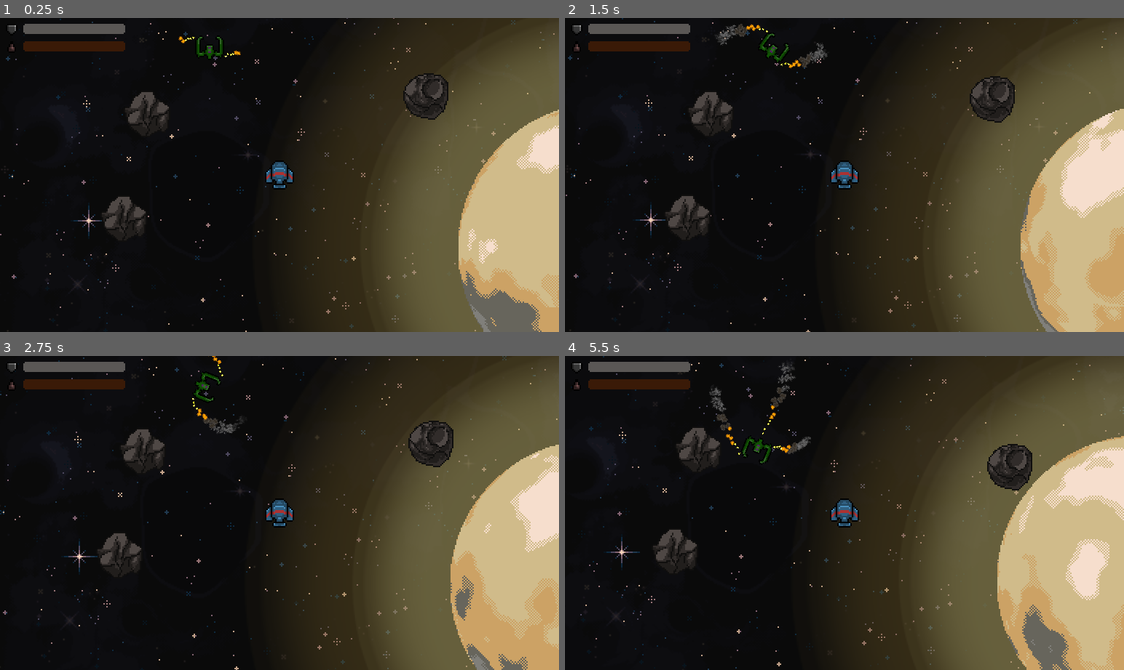
Above: before the commit, frames 1-4 (two rows, left to right).
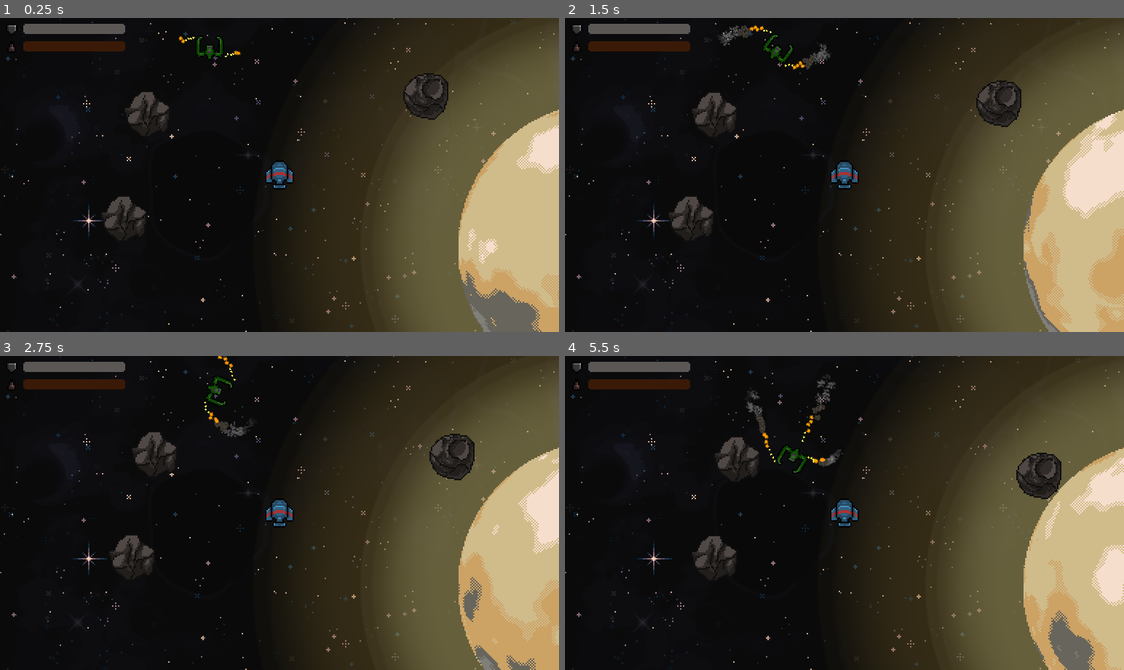
Above: after the commit, the same moments.

Repository: WekufuStudios/A-new-home
Game: Godot game, scene res://Game.tscn
Same seed, same stepped clock (60 frames per second), same inputs: the game is played once before the commit and once after it. Sound files missing from this copy of the repository are replaced by a short silence.
Inputs:
- Up to frame 1 (0.25 s): no input
- Up to frame 2 (1.5 s): no input
- Up to frame 3 (2.75 s): no input
- Up to frame 4 (5.5 s): no input

The runs differ from the first frame. In frame 1, less than 0.1% of the frame differs, in the area x 31-43%, y 6-13%; in frame 2, 4.9%; in frame 3, 7.1%; in frame 4, 14%, in the area x 0-100%, y 0-100%.

Commit message:
Fixed canon bug and added planets on Game

Diff:
--- a/Game.tscn
+++ b/Game.tscn
@@ -13,6 +13,8 @@
 [ext_resource type="Script" path="res://menus/PauseMenu.gd" id="8_gix8i"]
 [ext_resource type="Script" path="res://menus/QuitButton.gd" id="8_tevjs"]
 [ext_resource type="PackedScene" path="res://space_bodies/sun.tscn" id="10_cps5n"]
+[ext_resource type="PackedScene" uid="uid://is5top38q38b" path="res://space_bodies/planets/Planet_Final.tscn" id="14_p2qww"]
+[ext_resource type="PackedScene" uid="uid://d85f7el0k0hk" path="res://space_bodies/planets/Planet2.tscn" id="15_tnnjy"]
 
 [node name="Game" type="Node2D"]
 script = ExtResource("1_wfy84")
@@ -129,3 +131,9 @@
 visible = false
 position = Vector2(588, -101)
 texture_scale = 21.46
+
+[node name="Planet_Final" parent="." instance=ExtResource("14_p2qww")]
+position = Vector2(1741, 1353)
+
+[node name="Planet2" parent="." instance=ExtResource("15_tnnjy")]
+position = Vector2(1834, 309)
--- a/ships/Canon.gd
+++ b/ships/Canon.gd
@@ -11,6 +11,7 @@
 		get_tree().current_scene.add_child(projectile)
 		projectile.shoot(dir, speed)
 	var audio: AudioStreamPlayer2D = AudioStreamPlayer2D.new()
+	audio.position = global_position
 	audio.stream = SOUNDS[randi() % SOUNDS.size()]
 	audio.volume_db = -12
 	audio.finished.connect(audio.queue_free)
--- a/ships/player/PlayerShip.gd
+++ b/ships/player/PlayerShip.gd
@@ -15,11 +15,7 @@
 				_disable_thrusters(thruster_location_name)
 		fuel_changed.emit(fuel)
 
-var planet: Planet = null
-var contacts_with_planet: int = 0
-
 @onready var canon: Canon = $Canon
-@onready var land_timer: Timer = $LandTimer
 @onready var attack_timer: Timer = $AttackTimer
 
 
@@ -28,27 +24,20 @@
 
 	Globals.player = self
 
-	land_timer.timeout.connect(func():
-		assert(planet != null)
-		disabled = true
-		planet.show_ui()
-		print("Landed!")
-	)
-
 	attack_timer.timeout.connect(func():
 		canon.shoot(Vector2.UP.rotated(rotation), 100)
 	)
 
-	body_entered.connect(func(body: PhysicsBody2D):
-		if body is Planet and not body.landed_on_it:
-			planet = body
-			contacts_with_planet += 1
-	)
-	body_exited.connect(func(body: PhysicsBody2D):
-		if body is Planet:
-			planet = null
-			contacts_with_planet -= 1
-	)
+#	body_entered.connect(func(body: PhysicsBody2D):
+#		if body is Planet and not body.landed_on_it:
+#			planet = body
+#			contacts_with_planet += 1
+#	)
+#	body_exited.connect(func(body: PhysicsBody2D):
+#		if body is Planet:
+#			planet = null
+#			contacts_with_planet -= 1
+#	)
 
 	for thruster_location in thrusters.values():
 		for thruster in thruster_location:
@@ -102,10 +91,10 @@
 func _physics_process(delta: float) -> void:
 	super(delta)
 
-	if contacts_with_planet > 0 and not disabled and land_timer.is_stopped() and linear_velocity.length() < MAX_LINEAR_VELOCITY_TO_LAND and angular_velocity < MAX_ANGULAR_VELOCITY_TO_LAND:
-		land_timer.start()
-	elif (contacts_with_planet == 0 or mov_direction != Vector2.ZERO or turn_dir != 0) and not land_timer.is_stopped():
-		land_timer.stop()
+#	if contacts_with_planet > 0 and not disabled and land_timer.is_stopped() and linear_velocity.length() < MAX_LINEAR_VELOCITY_TO_LAND and angular_velocity < MAX_ANGULAR_VELOCITY_TO_LAND:
+#		land_timer.start()
+#	elif (contacts_with_planet == 0 or mov_direction != Vector2.ZERO or turn_dir != 0) and not land_timer.is_stopped():
+#		land_timer.stop()
 
 
 func set_disabled(new_value: bool) -> void:
--- a/ships/player/PlayerShip.tscn
+++ b/ships/player/PlayerShip.tscn
@@ -10,6 +10,8 @@
 [ext_resource type="Texture2D" uid="uid://dxp6t6dsbnfpr" path="res://assets/art/ui/fuel_icon.png" id="8_f6cbr"]
 
 [node name="PlayerShip" instance=ExtResource("1_ri7gj")]
+collision_layer = 2
+collision_mask = 5
 mass = 500.0
 script = ExtResource("2_lyb4r")
 
@@ -57,14 +59,10 @@
 [node name="Marker2D2" type="Marker2D" parent="Canon" index="1"]
 position = Vector2(2, -12)
 
-[node name="LandTimer" type="Timer" parent="." index="6"]
-wait_time = 3.0
-one_shot = true
-
-[node name="AttackTimer" type="Timer" parent="." index="7"]
+[node name="AttackTimer" type="Timer" parent="." index="6"]
 wait_time = 0.2
 
-[node name="UI" type="CanvasLayer" parent="." index="8"]
+[node name="UI" type="CanvasLayer" parent="." index="7"]
 script = ExtResource("4_56w24")
 
 [node name="MarginContainer" type="MarginContainer" parent="UI" index="0"]
--- /dev/null
+++ b/space_bodies/planets/LandingPlatform.gd
@@ -0,0 +1,34 @@
+class_name LandingPlatform extends Area2D
+
+var player: PlayerShip = null
+
+@onready var land_timer: Timer = $LandTimer
+
+
+func _ready() -> void:
+	set_process(false)
+
+	body_entered.connect(func(body: Node2D):
+		assert(body == Globals.player)
+		player = body
+		set_process(true)
+	)
+
+	body_exited.connect(func(body: Node2D):
+		assert(body == Globals.player)
+		set_process(false)
+	)
+
+	land_timer.timeout.connect(func():
+		$CollisionShape2D.queue_free()
+		set_process(false)
+		player.disabled = true
+		get_parent().show_ui()
+	)
+
+
+func _process(_delta: float) -> void:
+	if not player.disabled and land_timer.is_stopped() and player.linear_velocity.length() < player.MAX_LINEAR_VELOCITY_TO_LAND and player.angular_velocity < player.MAX_ANGULAR_VELOCITY_TO_LAND:
+		land_timer.start()
+	elif (player.mov_direction != Vector2.ZERO or player.turn_dir != 0) and not land_timer.is_stopped():
+		land_timer.stop()
--- a/space_bodies/planets/LandingPlatform.tscn
+++ b/space_bodies/planets/LandingPlatform.tscn
@@ -1,9 +1,25 @@
-[gd_scene load_steps=2 format=3 uid="uid://c67sgbotkxhvu"]
+[gd_scene load_steps=4 format=3 uid="uid://c67sgbotkxhvu"]
 
+[ext_resource type="Script" path="res://space_bodies/planets/LandingPlatform.gd" id="1_5f8l5"]
 [ext_resource type="Texture2D" uid="uid://buwgt8lvhuepx" path="res://assets/art/landing_platform.png" id="1_tiajo"]
 
+[sub_resource type="RectangleShape2D" id="RectangleShape2D_vmklx"]
+size = Vector2(45, 20)
+
 [node name="LandingPlatform" type="Area2D"]
+z_index = -1
+collision_layer = 0
+collision_mask = 2
+script = ExtResource("1_5f8l5")
 
 [node name="LandingPlatform" type="Sprite2D" parent="."]
-position = Vector2(1, -116)
+position = Vector2(0, -17)
 texture = ExtResource("1_tiajo")
+
+[node name="CollisionShape2D" type="CollisionShape2D" parent="."]
+position = Vector2(0.5, -10)
+shape = SubResource("RectangleShape2D_vmklx")
+
+[node name="LandTimer" type="Timer" parent="."]
+wait_time = 3.0
+one_shot = true
--- a/space_bodies/planets/Planet.gd
+++ b/space_bodies/planets/Planet.gd
@@ -45,7 +45,7 @@
 	gravity_area.gravity_point = true
 	gravity_area.gravity_point_unit_distance = planet_radius
 	gravity_area.gravity_point_center = Vector2.ZERO
-	gravity_area.gravity = planet_radius / 10.0
+	gravity_area.gravity = planet_radius / 5.0
 	gravity_area.linear_damp_space_override = Area2D.SPACE_OVERRIDE_COMBINE
 	gravity_area.linear_damp = 0.2
 	gravity_area.angular_damp_space_override = Area2D.SPACE_OVERRIDE_COMBINE
--- a/space_bodies/planets/Planet1.tscn
+++ b/space_bodies/planets/Planet1.tscn
@@ -1,8 +1,9 @@
-[gd_scene load_steps=56 format=3 uid="uid://drsgpprg0hjko"]
+[gd_scene load_steps=57 format=3 uid="uid://drsgpprg0hjko"]
 
 [ext_resource type="PackedScene" uid="uid://bjimy57b5y01b" path="res://space_bodies/planets/Planet.tscn" id="1_um5hn"]
 [ext_resource type="Texture2D" uid="uid://dht2525vxhst2" path="res://assets/art/planets/atmosphere.png" id="2_272pj"]
 [ext_resource type="Texture2D" uid="uid://dd1pkqw5jru5x" path="res://assets/art/planets/planet_normal.png" id="3_dv0m4"]
+[ext_resource type="PackedScene" uid="uid://c67sgbotkxhvu" path="res://space_bodies/planets/LandingPlatform.tscn" id="3_l16gn"]
 [ext_resource type="Texture2D" uid="uid://cgc0yrbi7cdur" path="res://assets/art/planets/3748385467 (1).png" id="3_vv14x"]
 
 [sub_resource type="AtlasTexture" id="AtlasTexture_g45k6"]
@@ -387,6 +388,9 @@
 scale = Vector2(0.9, 0.9)
 texture = ExtResource("2_272pj")
 
-[node name="Planet" parent="." index="2"]
+[node name="LandingPlatform" parent="." index="2" instance=ExtResource("3_l16gn")]
+position = Vector2(-1, -98)
+
+[node name="Planet" parent="." index="3"]
 sprite_frames = SubResource("SpriteFrames_i13nc")
 autoplay = "default"
--- a/space_bodies/planets/Planet2.tscn
+++ b/space_bodies/planets/Planet2.tscn
@@ -1,7 +1,8 @@
-[gd_scene load_steps=55 format=3 uid="uid://bgj2kknwp0hjl"]
+[gd_scene load_steps=56 format=3 uid="uid://d85f7el0k0hk"]
 
 [ext_resource type="PackedScene" uid="uid://bjimy57b5y01b" path="res://space_bodies/planets/Planet.tscn" id="1_8slbi"]
 [ext_resource type="Texture2D" uid="uid://vt45vihiuirp" path="res://assets/art/planets/planet_2.png" id="2_1o2bd"]
+[ext_resource type="PackedScene" uid="uid://c67sgbotkxhvu" path="res://space_bodies/planets/LandingPlatform.tscn" id="4_fdmak"]
 [ext_resource type="Texture2D" uid="uid://dd1pkqw5jru5x" path="res://assets/art/planets/planet_normal.png" id="4_mf75s"]
 
 [sub_resource type="AtlasTexture" id="AtlasTexture_vk72o"]
@@ -376,3 +377,7 @@
 sprite_frames = SubResource("SpriteFrames_i13nc")
 autoplay = "default"
 frame_progress = 0.853285
+
+[node name="LandingPlatform" parent="." index="3" instance=ExtResource("4_fdmak")]
+position = Vector2(75, 0)
+rotation = 1.5708
--- a/space_bodies/planets/Planet_Final.tscn
+++ b/space_bodies/planets/Planet_Final.tscn
@@ -1,9 +1,10 @@
-[gd_scene load_steps=56 format=3 uid="uid://duspbydliagc4"]
+[gd_scene load_steps=57 format=3 uid="uid://is5top38q38b"]
 
 [ext_resource type="PackedScene" uid="uid://bjimy57b5y01b" path="res://space_bodies/planets/Planet.tscn" id="1_twdxw"]
 [ext_resource type="Texture2D" uid="uid://dht2525vxhst2" path="res://assets/art/planets/atmosphere.png" id="2_ime0d"]
 [ext_resource type="Texture2D" uid="uid://b40kk2ewt1o6g" path="res://assets/art/planets/planet_final.png" id="3_n1p6d"]
 [ext_resource type="Texture2D" uid="uid://dd1pkqw5jru5x" path="res://assets/art/planets/planet_normal.png" id="4_cnfcc"]
+[ext_resource type="PackedScene" uid="uid://c67sgbotkxhvu" path="res://space_bodies/planets/LandingPlatform.tscn" id="5_s44fq"]
 
 [sub_resource type="AtlasTexture" id="AtlasTexture_5e2tv"]
 atlas = ExtResource("3_n1p6d")
@@ -390,3 +391,7 @@
 sprite_frames = SubResource("SpriteFrames_i13nc")
 autoplay = "default"
 frame_progress = 0.141023
+
+[node name="LandingPlatform" parent="." index="5" instance=ExtResource("5_s44fq")]
+position = Vector2(-85, 89)
+rotation = -2.35619
Not shown: 1 places in Game.tscn that only renumber resources
